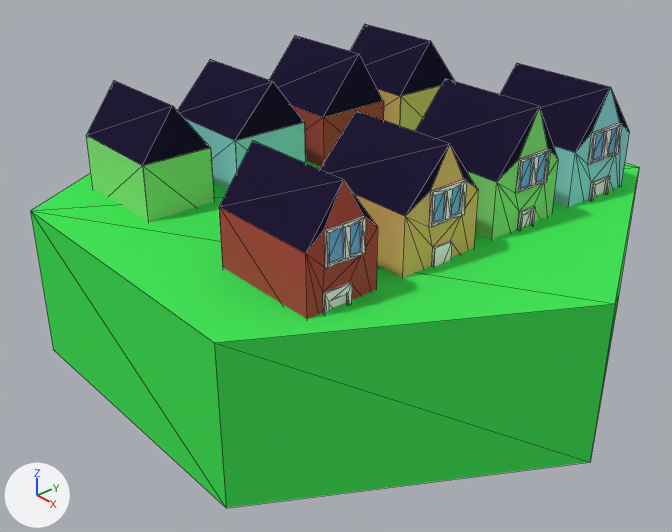
What one commit did to the Blender file Models/housingtile.blend.
Rendered twice from a camera (50 mm lens) standing at (14.61, -13.09, 8.83) and looking at (0.25, -0.73, -0.94). The axes (+X, +Y, +Z) are drawn at lower left. The lights are the same throughout. Mesh edges are drawn as thin lines.

The first picture shows 'Oceanblock', 'housing'.
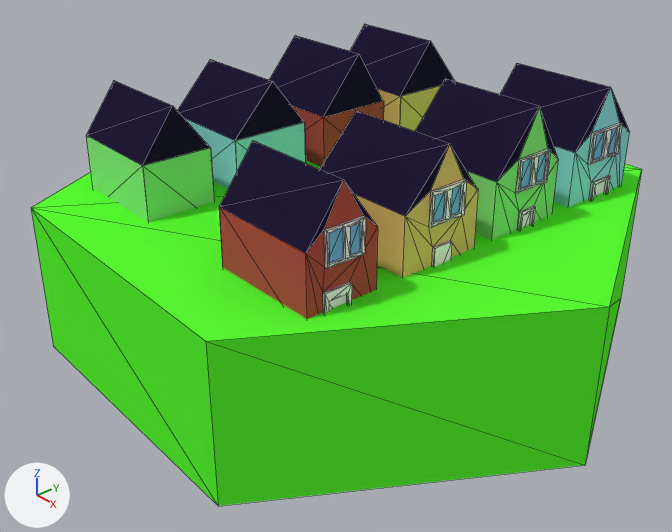
Pixel boxes [x1, y1, x2, y2] of what changed, in the pictures (672 x 532 px):
'Oceanblock', recoloured, turned: before [31, 160, 639, 508]; after [31, 160, 642, 506]

Patch to the scene script:
```diff
--- a/Models/housingtile.blend.py
+++ b/Models/housingtile.blend.py
@@ mat_material_003 @@
+mat_material_003 = diffuse_material('Material.003')
+mat_material_003.base_color = (0.102, 1.0, 0.0331)  # green #5aff33
@@ me_oceanblock @@
 me_oceanblock.from_pydata(...)  # 17 vertices, 20 faces; spans x -1.94..2.06, y -0.35..0.65, z -1.65..1.86
-me_oceanblock.materials.append(mat_material_001)  # green #45e759
+me_oceanblock.materials.append(mat_material_003)  # green #5aff33
@@ ob_oceanblock @@
 ob_oceanblock.location = (-0.2, 0.29, -1.53)
-ob_oceanblock.rotation_euler = (1.571, 0.0, 6.304)  # degrees (90, 0, 1)
+ob_oceanblock.rotation_euler = (1.571, 0.0, 6.283)  # degrees (90, 0, 360)
 ob_oceanblock.scale = (3.5, 3.5, 3.5)
```
